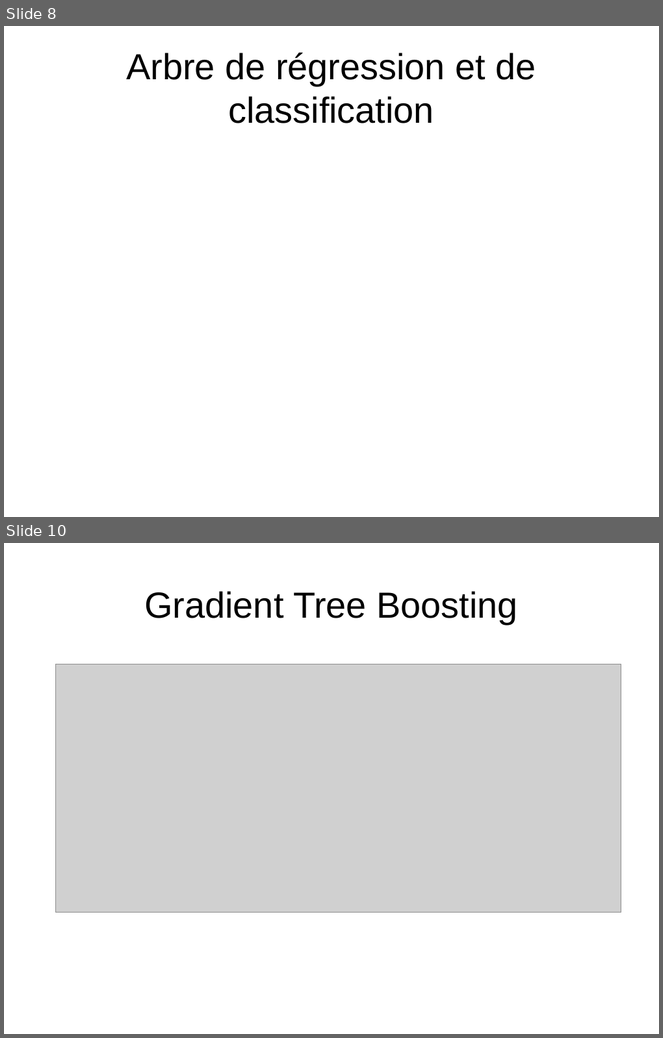
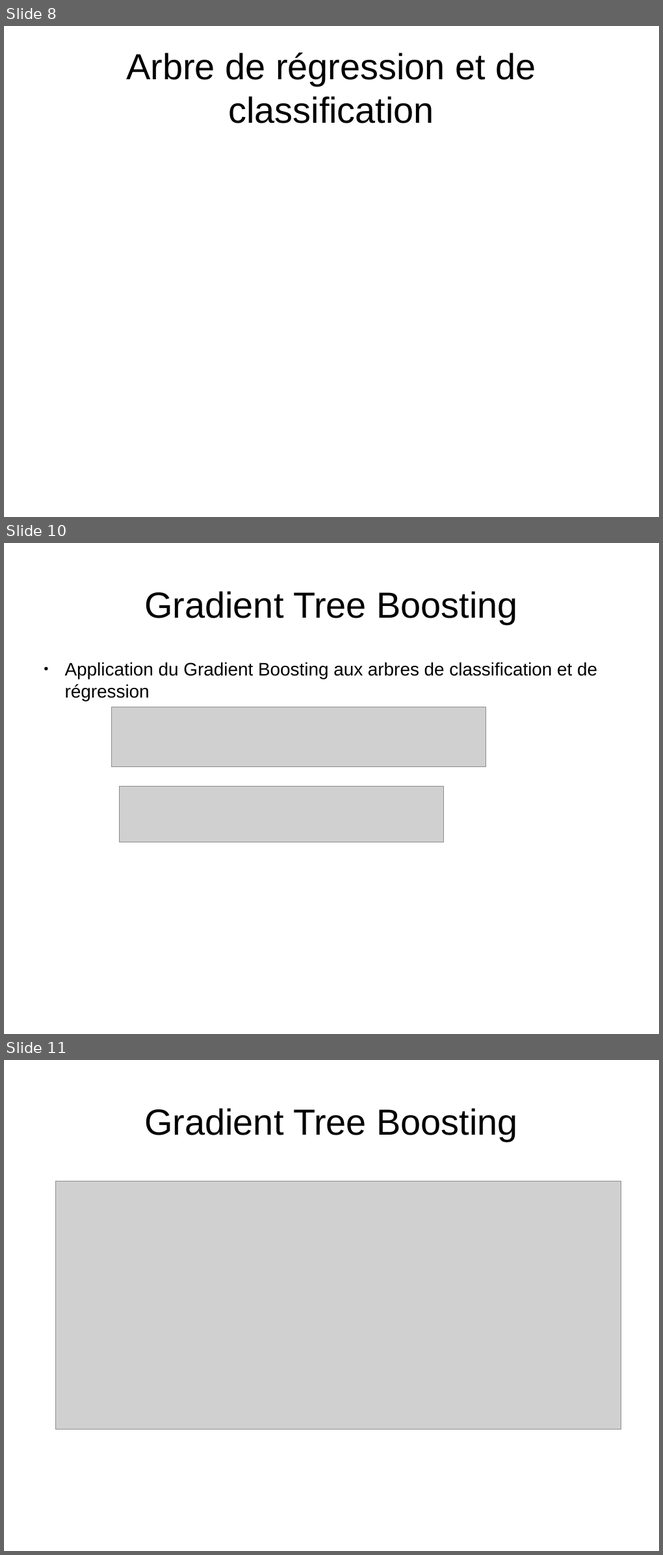
Before and after one commit to kad15/GBM, a slide deck: GBM_andreas.odp. Shown one above the other, each under a label of ours: slides 8 and 10 before the commit, slides 8, 10 and 11 after it; the slides between them are not shown. The pictures are 663x1038 and 663x1555 pixels, drawn with LibreOffice and Linux fonts; fonts in the diff are those of the drawing; grey boxes stand for pictures; background and template pictures are left out. Boxes give left, top, right and bottom in pixels: in the first picture for what was removed or moved away, otherwise in the second. Text is boxed around its words. In the diff, an @@ line names an element or a change of style, - is before the commit and + after.

```diff
--- a/GBM_andreas.odp
+++ b/GBM_andreas.odp
@@ slide 10 added at box(4, 543, 659, 1034), background #FFFFFF @@
@@ title added at box(144, 591, 518, 624), 44 pt, text #000000 @@
+Gradient Tree Boosting
@@ text added at box(65, 662, 597, 701), 22 pt, text #000000 @@
+● Application du Gradient Boosting aux arbres de classification et de régression
@@ picture added at box(112, 707, 486, 767) @@
@@ picture added at box(119, 786, 444, 842) @@
@@ what was slide 10 is now slide 11 @@
```
Also in this commit, not shown: 1 other slide added, 1 slide removed.
